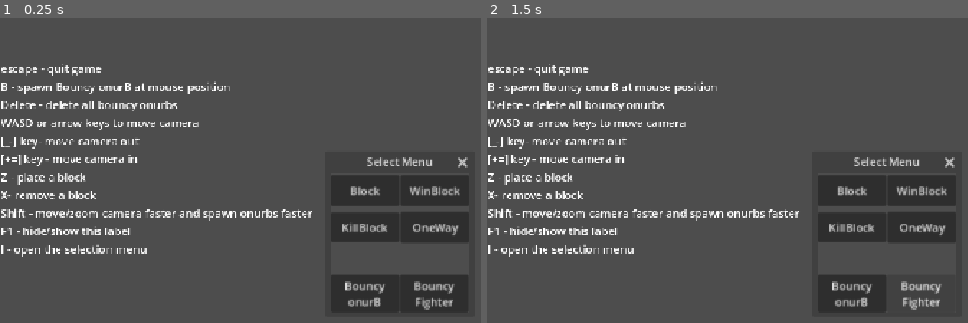
Above: before the commit, frames 1-2 (left to right).
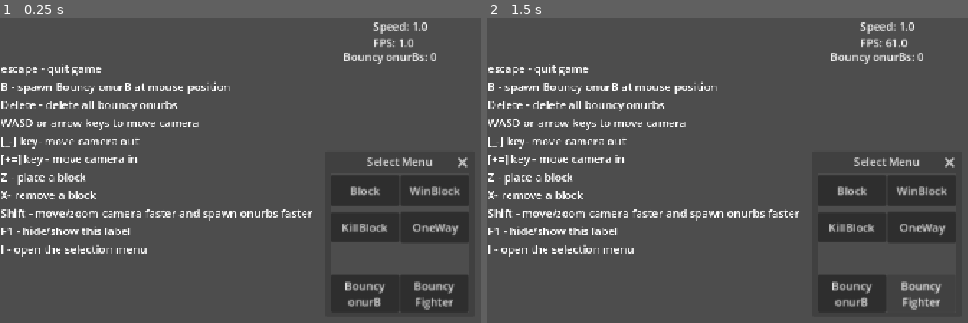
Above: after the commit, the same moments.

Repository: Ksawex4/Bouncy-onurB-Fun
Game: Godot game, scene res://Scenes/level.tscn
Two runs of this game, one before a commit and one after it. Both use one fixed random seed, a clock stepped at 60 frames per second and the inputs below. Sound files missing from this copy of the repository are replaced by a short silence.
Inputs:
- Up to frame 1 (0.25 s): no input
- Up to frame 2 (1.5 s): click "Bouncy onurB" at 0.5 s; click "Bouncy Fighter" at 1.25 s

The runs differ from the first frame. In frame 1, 0.6% of the frame differs, in the area x 71-91%, y 1-16%; in frame 2, 0.7%.

Commit message:
Added game speed control and 3 debug labels (FPS, speed (current time_scale) and Bouncy onurB count)

Diff:
--- a/Objects/Characters/bouncy_onurb.tscn
+++ b/Objects/Characters/bouncy_onurb.tscn
@@ -14,42 +14,42 @@
 [sub_resource type="RectangleShape2D" id="RectangleShape2D_yivf5"]
 size = Vector2(31, 31)
 
-[node name="Bouncy_onurB" type="CharacterBody2D"]
+[node name="Bouncy_onurB" type="CharacterBody2D" unique_id=580344398]
 collision_layer = 8
 script = ExtResource("1_jas06")
 
-[node name="CollisionShape2D" type="CollisionShape2D" parent="."]
+[node name="CollisionShape2D" type="CollisionShape2D" parent="." unique_id=2012704339]
 shape = SubResource("RectangleShape2D_si4gt")
 
-[node name="Sprite2D" type="Sprite2D" parent="."]
+[node name="Sprite2D" type="Sprite2D" parent="." unique_id=2104316327]
 texture_filter = 1
 texture = ExtResource("2_nkoae")
 
-[node name="HitArea" type="Area2D" parent="."]
+[node name="HitArea" type="Area2D" parent="." unique_id=1954841976]
 collision_layer = 0
 collision_mask = 2
 
-[node name="CollisionShape2D" type="CollisionShape2D" parent="HitArea"]
+[node name="CollisionShape2D" type="CollisionShape2D" parent="HitArea" unique_id=645131190]
 shape = SubResource("RectangleShape2D_geypb")
 
-[node name="Name" type="Label" parent="."]
+[node name="Name" type="Label" parent="." unique_id=968197743]
 offset_left = -20.0
 offset_top = -38.0
 offset_right = 20.0
 offset_bottom = -15.0
 text = "Bob"
 
-[node name="WinArea" type="Area2D" parent="."]
+[node name="WinArea" type="Area2D" parent="." unique_id=716239700]
 collision_layer = 0
 collision_mask = 4
 
-[node name="CollisionShape2D" type="CollisionShape2D" parent="WinArea"]
+[node name="CollisionShape2D" type="CollisionShape2D" parent="WinArea" unique_id=1766768161]
 shape = SubResource("RectangleShape2D_yivf5")
 
-[node name="Win" type="AudioStreamPlayer" parent="."]
+[node name="Win" type="AudioStreamPlayer" parent="." unique_id=1287596070]
 stream = ExtResource("3_tyx5s")
 
-[node name="Death" type="AudioStreamPlayer" parent="."]
+[node name="Death" type="AudioStreamPlayer" parent="." unique_id=688877846]
 stream = ExtResource("4_m3n8b")
 
 [connection signal="body_entered" from="HitArea" to="." method="_on_hit_area_body_entered"]
--- a/Objects/GUI/camera_2d.tscn
+++ b/Objects/GUI/camera_2d.tscn
@@ -1,15 +1,18 @@
-[gd_scene load_steps=3 format=3 uid="uid://b3hf2u5ffwmyj"]
+[gd_scene format=3 uid="uid://b3hf2u5ffwmyj"]
 
 [ext_resource type="Script" uid="uid://bkqp2lkhtc6g5" path="res://Scripts/GUI/camera_2d.gd" id="1_u0e42"]
 [ext_resource type="PackedScene" uid="uid://cex5xkfxhcxd1" path="res://Objects/GUI/mobile_controls.tscn" id="2_4kmw6"]
+[ext_resource type="Script" uid="uid://cyqhlecxgi4t4" path="res://Scripts/GUI/game_speed.gd" id="3_u2uly"]
+[ext_resource type="Script" uid="uid://cas0q2rcuqndk" path="res://Scripts/GUI/fps.gd" id="4_0a5mc"]
+[ext_resource type="Script" uid="uid://b1dvcl3vh187g" path="res://Scripts/GUI/bouncy_onurbs_count.gd" id="5_g1sx6"]
 
-[node name="Camera2D" type="Camera2D"]
+[node name="Camera2D" type="Camera2D" unique_id=458384259]
 process_mode = 3
 script = ExtResource("1_u0e42")
 
-[node name="CanvasLayer" type="CanvasLayer" parent="."]
+[node name="CanvasLayer" type="CanvasLayer" parent="." unique_id=307021549]
 
-[node name="Label" type="Label" parent="CanvasLayer"]
+[node name="Label" type="Label" parent="CanvasLayer" unique_id=35553230]
 texture_filter = 1
 offset_left = 1.0
 offset_top = 61.0
@@ -29,4 +32,39 @@
 F1 - hide/show this label
 I - open the selection menu"
 
-[node name="MobileControls" parent="CanvasLayer" instance=ExtResource("2_4kmw6")]
+[node name="MobileControls" parent="CanvasLayer" unique_id=697814840 instance=ExtResource("2_4kmw6")]
+
+[node name="GameSpeed" type="Label" parent="CanvasLayer" unique_id=1193210717]
+anchors_preset = 5
+anchor_left = 0.5
+anchor_right = 0.5
+offset_left = -39.5
+offset_right = 39.5
+offset_bottom = 23.0
+grow_horizontal = 2
+text = "Speed: 1.0"
+script = ExtResource("3_u2uly")
+
+[node name="FPS" type="Label" parent="CanvasLayer" unique_id=1759767019]
+anchors_preset = 5
+anchor_left = 0.5
+anchor_right = 0.5
+offset_left = -39.5
+offset_top = 24.0
+offset_right = 39.5
+offset_bottom = 47.0
+grow_horizontal = 2
+text = "FPS: 60"
+script = ExtResource("4_0a5mc")
+
+[node name="Bouncy_onurBsCount" type="Label" parent="CanvasLayer" unique_id=1486443752]
+anchors_preset = 5
+anchor_left = 0.5
+anchor_right = 0.5
+offset_left = -82.5
+offset_top = 44.0
+offset_right = 82.5
+offset_bottom = 67.0
+grow_horizontal = 2
+text = "Bouncy_onurBs: 1000"
+script = ExtResource("5_g1sx6")
--- a/Scripts/Characters/bouncy_figher.gd
+++ b/Scripts/Characters/bouncy_figher.gd
@@ -9,6 +9,7 @@
 
 func _ready() -> void:
 	$Name.text = Cuntrul.Names.pick_random()
+	Cuntrul.OnurbCount += 1
 
 func _physics_process(delta: float) -> void:
 
@@ -52,6 +53,7 @@
 		die()
 
 func _on_death_finished() -> void:
+	Cuntrul.OnurbCount -= 1
 	queue_free()
 
 func _on_attack_area_body_entered(body: Node2D) -> void:
--- a/Scripts/Characters/bouncy_onurb.gd
+++ b/Scripts/Characters/bouncy_onurb.gd
@@ -18,6 +18,7 @@
 	$Name.text = Cuntrul.Names.pick_random()
 	Settings.connect("UpdateCollision", Callable(self, "_update_collision"))
 	_update_collision()
+	Cuntrul.OnurbCount += 1
 
 func _physics_process(delta: float) -> void:
 	if !is_on_floor() && !Cuntrul.OnurbsPaused:
@@ -72,4 +73,5 @@
 	$Win.play()
 
 func _on_death_finished() -> void:
+	Cuntrul.OnurbCount -= 1
 	queue_free()
--- /dev/null
+++ b/Scripts/GUI/bouncy_onurbs_count.gd
@@ -0,0 +1,5 @@
+extends Label
+
+
+func _process(delta: float) -> void:
+	text = "Bouncy onurBs: %s" % Cuntrul.OnurbCount
--- /dev/null
+++ b/Scripts/GUI/fps.gd
@@ -0,0 +1,5 @@
+extends Label
+
+
+func _process(_delta: float) -> void:
+	text = "FPS: %s" % Engine.get_frames_per_second()
--- /dev/null
+++ b/Scripts/GUI/game_speed.gd
@@ -0,0 +1,4 @@
+extends Label
+
+func _process(_delta: float) -> void:
+	text = "Speed: %s" % Engine.time_scale
--- a/Scripts/Globals/Control.gd
+++ b/Scripts/Globals/Control.gd
@@ -9,6 +9,7 @@
 var node
 var SelectedBounce = "Bouncy_onurB"
 var AndroidPath = OS.get_system_dir(OS.SYSTEM_DIR_DOCUMENTS) + "/Nova-Games/Bouncy-onurB-Fun/"
+var OnurbCount: int = 0
 
 func _ready() -> void:
 	Map = get_tree().current_scene.get_node("TileMapLayer")
@@ -30,6 +31,18 @@
 		if Input.is_action_pressed("showBlocks"):
 			var BluckMenu = get_tree().current_scene.get_node("BlockMenu")
 			BluckMenu.show()
+
+		if Input.is_action_just_pressed("SpeedUp"):
+			Engine.time_scale += 0.1
+			Engine.time_scale = snappedf(Engine.time_scale, 0.1)
+			if Engine.time_scale > 10.0:
+				Engine.time_scale = 10.0
+		if Input.is_action_just_pressed("SpeedDown"):
+			Engine.time_scale -= 0.1
+			Engine.time_scale = snappedf(Engine.time_scale, 0.1)
+			if Engine.time_scale < 0.0:
+				Engine.time_scale = 0.0
+
 	else:
 		Map = get_tree().current_scene.get_node("TileMapLayer")
 
@@ -45,6 +58,7 @@
 		instance.position = mousePos
 
 func deleteOnurbs():
+	OnurbCount = 0
 	for child in get_tree().current_scene.get_children():
 			if child.scene_file_path.get_file() == "bouncy_onurb.tscn":
 				child.queue_free()
@@ -58,10 +72,6 @@
 	if SelectedBlock is not String:
 		var MapPos = Map.local_to_map(mousePos)
 		Map.set_cell(Vector2i(MapPos), 1, SelectedBlock)
-	#else:
-		#var block = OneWayBlock.instantiate()
-		#get_tree().current_scene.add_child(block)
-		#block.global_position = mousePos
 
 func removeBlockAtCursor():
 	var MapPos = Map.local_to_map(mousePos)
--- a/project.godot
+++ b/project.godot
@@ -107,6 +107,16 @@
 "events": [Object(InputEventKey,"resource_local_to_scene":false,"resource_name":"","device":-1,"window_id":0,"alt_press …(192 unchanged characters)…
 ]
 }
+SpeedUp={
+"deadzone": 0.2,
+"events": [Object(InputEventKey,"resource_local_to_scene":false,"resource_name":"","device":-1,"window_id":0,"alt_pressed":false,"shift_pressed":true,"ctrl_pressed":false,"meta_pressed":false,"pressed":false,"keycode":0,"physical_keycode":46,"key_label":0,"unicode":62,"location":0,"echo":false,"script":null)
+]
+}
+SpeedDown={
+"deadzone": 0.2,
+"events": [Object(InputEventKey,"resource_local_to_scene":false,"resource_name":"","device":-1,"window_id":0,"alt_pressed":false,"shift_pressed":true,"ctrl_pressed":false,"meta_pressed":false,"pressed":false,"keycode":0,"physical_keycode":44,"key_label":0,"unicode":60,"location":0,"echo":false,"script":null)
+]
+}
 
 [layer_names]
 
Not shown: 1 places in Objects/Characters/bouncy_onurb.tscn that only renumber resources
Not shown, added: Scripts/GUI/bouncy_onurbs_count.gd.uid
Not shown, added: Scripts/GUI/fps.gd.uid
Not shown, added: Scripts/GUI/game_speed.gd.uid
